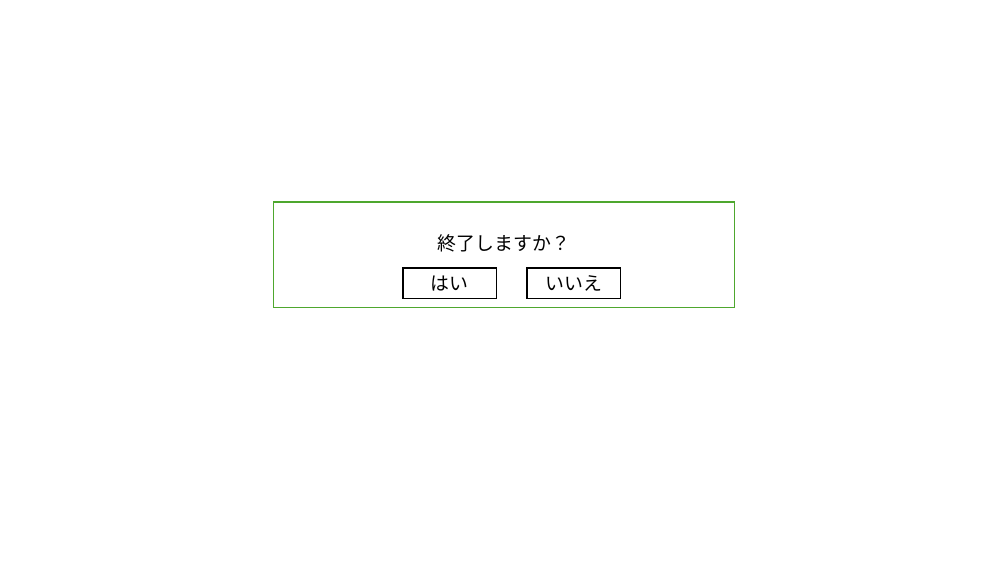
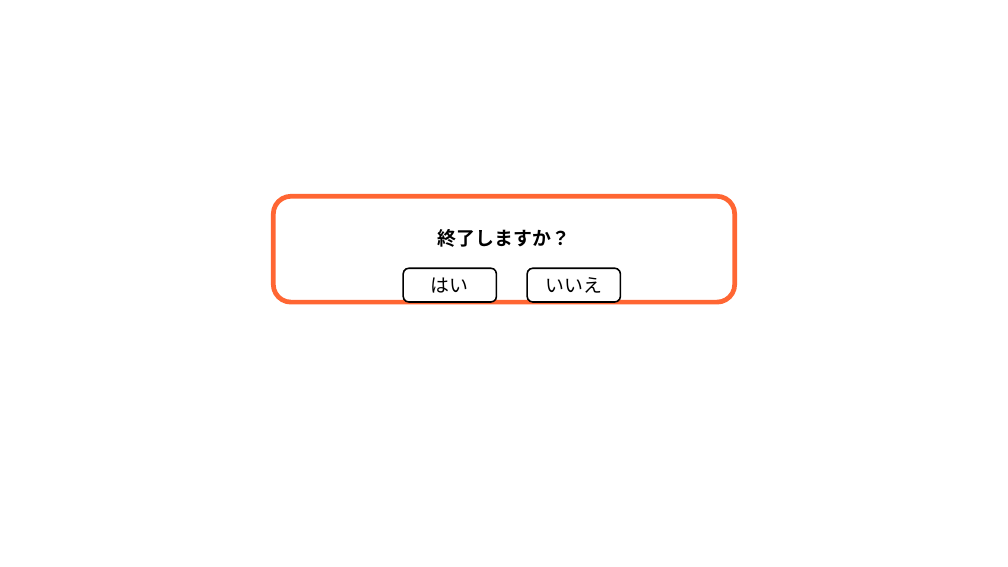
Before and after one commit to plusdojo2024/B5, a slide deck: slide 11 of doc/02_外部設計/外部設計_麻雀アプリ.pptx (slide 13 before the commit). Drawn at 1008x567 pixels with LibreOffice and Linux fonts; fonts in the diff are those of the drawing. Boxes give left, top, right and bottom in pixels: in the first picture for what was removed or moved away, otherwise in the second. Text is boxed around its words. In the diff, an @@ line names an element or a change of style, - is before the commit and + after.

```diff
--- a/doc/02_外部設計/外部設計_麻雀アプリ.pptx
+++ b/doc/02_外部設計/外部設計_麻雀アプリ.pptx
@@ rounded rectangle "終了しますか？": place and size @@
-rounded rectangle "終了しますか？" at box(274, 202, 735, 308)
+rounded rectangle "終了しますか？" at box(274, 197, 735, 302)
@@ rounded rectangle "終了しますか？" at box(274, 197, 735, 302): bold on; rectangle to rounded rectangle; outline #4EA72E 1.5 pt to #FF6633 4.5 pt @@
@@ rounded rectangle "はい" at box(403, 268, 496, 302): rectangle to rounded rectangle @@
@@ rounded rectangle "いいえ" at box(527, 268, 620, 302): rectangle to rounded rectangle @@
```
Also in this commit, not shown: 20 other slides changed, 3 slides added, 3 other files.
